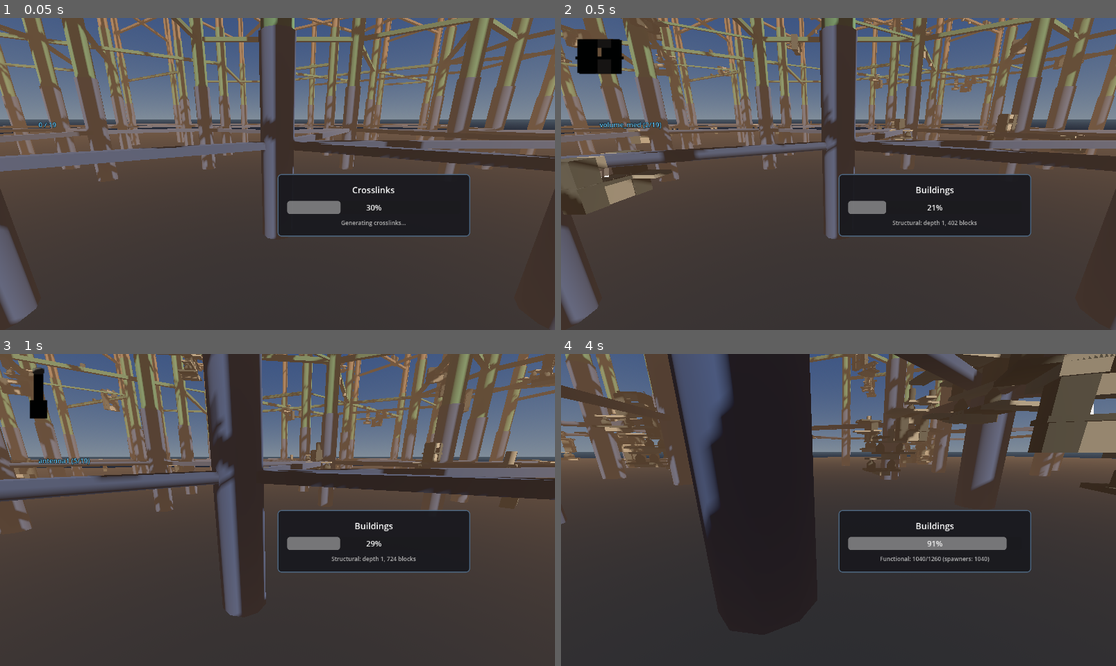
Above: before the commit, frames 1-4 (two rows, left to right).
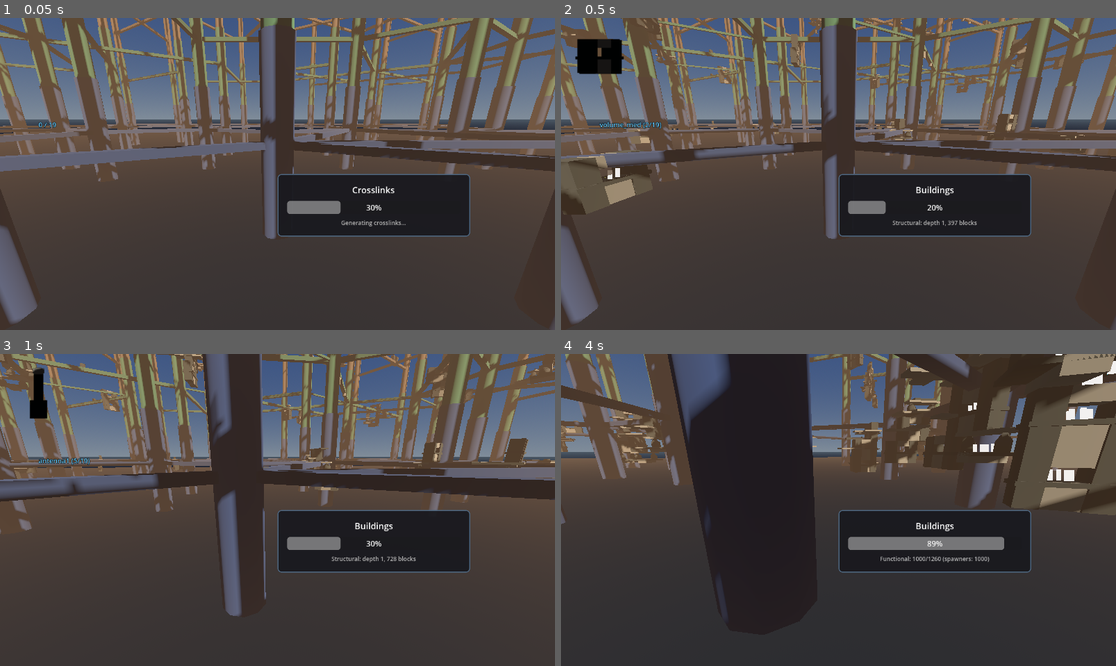
Above: after the commit, the same moments.

Repository: TaxiService/fcar
Game: Godot game, scene res://city/city_test.tscn
Same seed, same stepped clock (60 frames per second), same inputs: the game is played once before the commit and once after it.
Inputs (mouse positions are in pixels of both pictures, inside the frame that each line leads up to):
- Up to frame 1 (0.05 s): no input
- Up to frame 2 (0.5 s): no input
- Up to frame 3 (1 s): tap Enter at 0.5 s; move the mouse to (305, 510) at 0.52 s; hold W (forward) from 0.53 s (still down); tap Shift (boost) at 0.6 s; click (305, 510) at 0.67 s; tap Space (jump) at 0.77 s
- Up to frame 4 (4 s): keep holding W (forward); move the mouse to (810, 510) at 1.27 s; tap R (confirm) at 1.35 s; tap Space (jump) at 1.52, 3.02, 3.77 s; move the mouse to (849, 503) at 2.02 s; tap C (crouch) at 2.1 s; move the mouse to (832, 516) at 2.77 s; tap V (toggle_auto_hover) at 2.85 s; click (832, 516) at 2.92 s; move the mouse to (877, 513) at 3.52 s; tap F (toggle_control_lock) at 3.6 s

Frame 1 is identical in both runs. In frame 2, 1.3% of the frame differs, in the area x 0-100%, y 0-67%; in frame 3, 2.5%; in frame 4, 11%, in the area x 0-100%, y 0-85%.

Commit message:
implemented can_spawn_people flag for connectionpoints

Diff:
--- a/city/ConnectionPoint.gd
+++ b/city/ConnectionPoint.gd
@@ -39,6 +39,7 @@
 @export_category("Behavior")
 @export var is_plug: bool = true      # Can be used as anchor point
 @export var is_socket: bool = true    # Can spawn children
+@export var can_spawn_zone: bool = false  # If true, unused socket can become a SpawnZone for people
 
 # === ROTATION MODE ===
 enum RotationMode {
--- a/city/building/floor_1x1.tscn
+++ b/city/building/floor_1x1.tscn
@@ -57,4 +57,5 @@
 transform = Transform3D(1, 0, 0, 0, -4.371139e-08, -1, 0, 1, -4.371139e-08, 0, 2.5, 0)
 script = ExtResource("3_ivjda")
 is_plug = false
+can_spawn_zone = true
 rotation_mode = 1
--- a/city/building/floor_1x2.tscn
+++ b/city/building/floor_1x2.tscn
@@ -56,6 +56,7 @@
 script = ExtResource("4_wffqm")
 size_flags = 6
 is_plug = false
+can_spawn_zone = true
 rotation_mode = 1
 
 [node name="Conn_Plug_Large4" type="Marker3D" parent="."]
@@ -63,6 +64,7 @@
 script = ExtResource("4_wffqm")
 size_flags = 7
 is_plug = false
+can_spawn_zone = true
 rotation_mode = 1
 
 [node name="Conn_Plug_Medium" type="Marker3D" parent="."]
--- a/city/building/floor_1x2b.tscn
+++ b/city/building/floor_1x2b.tscn
@@ -49,6 +49,7 @@
 script = ExtResource("3_kotqw")
 size_flags = 7
 is_plug = false
+can_spawn_zone = true
 rotation_mode = 1
 
 [node name="Conn_Plug_Large4" type="Marker3D" parent="."]
@@ -56,6 +57,7 @@
 script = ExtResource("3_kotqw")
 size_flags = 6
 is_plug = false
+can_spawn_zone = true
 rotation_mode = 1
 
 [node name="Conn_Plug_Medium" type="Marker3D" parent="."]
--- a/city/building/floor_1x3-30.tscn
+++ b/city/building/floor_1x3-30.tscn
@@ -30,7 +30,7 @@
 
 [node name="FloorSmall5" type="StaticBody3D"]
 script = ExtResource("1_utfq7")
-block_type = 3
+block_type = 1
 can_spawn_people = true
 
 [node name="CollisionShape3D" type="CollisionShape3D" parent="."]
@@ -78,13 +78,17 @@
 [node name="Conn_Plug_Large3" type="Marker3D" parent="."]
 transform = Transform3D(1, 0, 0, 0, -4.371139e-08, -1, 0, 1, -4.371139e-08, 20, 2.5, 0)
 script = ExtResource("3_joib8")
+size_flags = 3
 is_plug = false
+can_spawn_zone = true
 rotation_mode = 1
 
 [node name="Conn_Plug_Large4" type="Marker3D" parent="."]
 transform = Transform3D(1, 0, 0, 0, -4.371139e-08, -1, 0, 1, -4.371139e-08, -20, 2.5, 0)
 script = ExtResource("3_joib8")
+size_flags = 3
 is_plug = false
+can_spawn_zone = true
 
 [node name="Conn_Plug_Medium" type="Marker3D" parent="."]
 transform = Transform3D(-4.371139e-08, 0, 1, 0, 1, 0, -1, 0, -4.371139e-08, 45, 0, 0)
--- a/city/building/floor_1x3.tscn
+++ b/city/building/floor_1x3.tscn
@@ -72,6 +72,7 @@
 script = ExtResource("3_ok4mr")
 size_flags = 6
 is_plug = false
+can_spawn_zone = true
 rotation_mode = 1
 
 [node name="Conn_Plug_Large6" type="Marker3D" parent="."]
@@ -79,6 +80,7 @@
 script = ExtResource("3_ok4mr")
 size_flags = 7
 is_plug = false
+can_spawn_zone = true
 rotation_mode = 1
 
 [node name="Conn_Plug_Large4" type="Marker3D" parent="."]
@@ -86,6 +88,7 @@
 script = ExtResource("3_ok4mr")
 size_flags = 6
 is_plug = false
+can_spawn_zone = true
 rotation_mode = 1
 
 [node name="Conn_Plug_Medium" type="Marker3D" parent="."]
--- a/city/building/pillar_med10.tscn
+++ b/city/building/pillar_med10.tscn
@@ -15,6 +15,7 @@
 
 [node name="FloorSmall5" type="StaticBody3D"]
 script = ExtResource("1_lcowd")
+block_type = 3
 
 [node name="CollisionShape3D" type="CollisionShape3D" parent="."]
 shape = SubResource("BoxShape3D_5dwv6")
--- a/city/building/pillar_med15.tscn
+++ b/city/building/pillar_med15.tscn
@@ -15,6 +15,7 @@
 
 [node name="FloorSmall5" type="StaticBody3D"]
 script = ExtResource("1_it6v4")
+block_type = 3
 
 [node name="CollisionShape3D" type="CollisionShape3D" parent="."]
 shape = SubResource("BoxShape3D_5dwv6")
--- a/city/building/volume_med.tscn
+++ b/city/building/volume_med.tscn
@@ -45,6 +45,7 @@
 
 [node name="FloorSmall5" type="StaticBody3D"]
 script = ExtResource("1_o06re")
+can_spawn_people = true
 
 [node name="Node3D" type="Node3D" parent="."]
 transform = Transform3D(1, 0, 0, 0, 1, 0, 0, 0, 1, 0, 32.5, 0)
--- a/city/building/volume_wide.tscn
+++ b/city/building/volume_wide.tscn
@@ -53,17 +53,18 @@
 
 [sub_resource type="BoxMesh" id="BoxMesh_qge6t"]
 material = ExtResource("4_iyfce")
-size = Vector3(90, 5, 30)
+size = Vector3(90, 5.1, 30)
 
 [node name="FloorSmall5" type="StaticBody3D"]
 script = ExtResource("1_k8u28")
+block_type = 1
 can_spawn_people = true
 
 [node name="Node3D" type="Node3D" parent="."]
 transform = Transform3D(1, 0, 0, 0, 1, 0, 0, 0, 1, 0, 32.5, 0)
 script = ExtResource("2_26prw")
-enabled = false
 radius = 15.0
+max_people = 6
 
 [node name="CollisionShape3D" type="CollisionShape3D" parent="."]
 transform = Transform3D(1, 0, 0, 0, 1, 0, 0, 0, 1, 0, 30, 0)
@@ -130,6 +131,7 @@
 script = ExtResource("5_xoq5h")
 size_flags = 3
 is_plug = false
+can_spawn_zone = true
 rotation_mode = 1
 
 [node name="Conn_Plug_Medium6" type="Marker3D" parent="."]
@@ -137,6 +139,7 @@
 script = ExtResource("5_xoq5h")
 size_flags = 3
 is_plug = false
+can_spawn_zone = true
 rotation_mode = 1
 
 [node name="Conn_Plug_Large" type="Marker3D" parent="."]
@@ -152,14 +155,14 @@
 rotation_mode = 1
 
 [node name="Conn_Plug_Large5" type="Marker3D" parent="."]
-transform = Transform3D(1, 0, 0, 0, -4.371139e-08, -1, 0, 1, -4.371139e-08, 0, 17.5, -15)
+transform = Transform3D(1, 0, 0, 0, -4.371139e-08, -1, 0, 1, -4.371139e-08, 0, 17.5, -17.5)
 script = ExtResource("5_xoq5h")
 type_flags = 3
 size_flags = 4
 rotation_mode = 1
 
 [node name="Conn_Plug_Large7" type="Marker3D" parent="."]
-transform = Transform3D(1, 0, 0, 0, -4.371139e-08, -1, 0, 1, -4.371139e-08, 0, 17.5, 15)
+transform = Transform3D(1, 0, 0, 0, -4.371139e-08, -1, 0, 1, -4.371139e-08, 0, 17.5, 17.5)
 script = ExtResource("5_xoq5h")
 type_flags = 3
 size_flags = 4
@@ -240,29 +243,33 @@
 is_plug = false
 
 [node name="Conn_Socket_Medium5" type="Marker3D" parent="."]
-transform = Transform3D(-1, 0, -8.742278e-08, 0, 1, 0, 8.742278e-08, 0, -1, 30, 40, -12.5)
-script = ExtResource("5_xoq5h")
-type_flags = 4
-size_flags = 1
-is_plug = false
+transform = Transform3D(-1, 0, -8.742278e-08, 0, 1, 0, 8.742278e-08, 0, -1, 30, 40, -13.5)
+script = ExtResource("5_xoq5h")
+type_flags = 4
+size_flags = 1
+is_plug = false
+ignores_collision = true
 
 [node name="Conn_Socket_Medium6" type="Marker3D" parent="."]
-transform = Transform3D(-1, 0, -8.742278e-08, 0, 1, 0, 8.742278e-08, 0, -1, -30, 40, -12.5)
-script = ExtResource("5_xoq5h")
-type_flags = 4
-size_flags = 1
-is_plug = false
+transform = Transform3D(-1, 0, -8.742278e-08, 0, 1, 0, 8.742278e-08, 0, -1, -30, 40, -13.5)
+script = ExtResource("5_xoq5h")
+type_flags = 4
+size_flags = 1
+is_plug = false
+ignores_collision = true
 
 [node name="Conn_Socket_Medium7" type="Marker3D" parent="."]
-transform = Transform3D(1, 0, 0, 0, 1, 0, 0, 0, 1, 30, 40, 12.5)
-script = ExtResource("5_xoq5h")
-type_flags = 4
-size_flags = 1
-is_plug = false
+transform = Transform3D(1, 0, 0, 0, 1, 0, 0, 0, 1, 30, 40, 13.5)
+script = ExtResource("5_xoq5h")
+type_flags = 4
+size_flags = 1
+is_plug = false
+ignores_collision = true
 
 [node name="Conn_Socket_Medium8" type="Marker3D" parent="."]
-transform = Transform3D(1, 0, 0, 0, 1, 0, 0, 0, 1, -30, 40, 12.5)
-script = ExtResource("5_xoq5h")
-type_flags = 4
-size_flags = 1
-is_plug = false
+transform = Transform3D(1, 0, 0, 0, 1, 0, 0, 0, 1, -30, 40, 13.5)
+script = ExtResource("5_xoq5h")
+type_flags = 4
+size_flags = 1
+is_plug = false
+ignores_collision = true
--- a/t&St_scene.tscn
+++ b/t&St_scene.tscn
@@ -52,7 +52,6 @@
 transform = Transform3D(1, 0, 0, 0, 0.9961948, 0.08715568, 0, -0.08715568, 0.9961948, -2.2765515, 2.07618, 7.6534176)
 script = ExtResource("1_ptugb")
 target = NodePath("../FCar")
-use_velocity_based_reset = false
 
 [node name="FCar" parent="." instance=ExtResource("2_7mycd")]
 transform = Transform3D(1, 0, 0, 0, 1, 0, 0, 0, 1, -11.767887, 0, -0.079668045)
